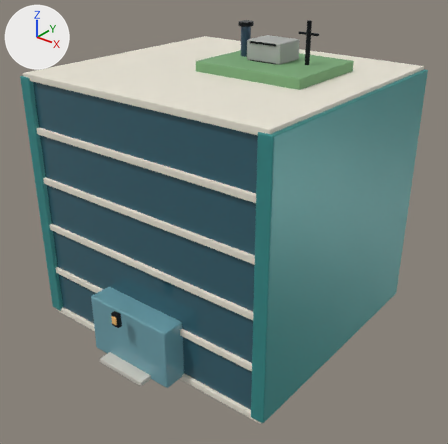
The glTF model assets/models/realistic/OFF_LOW_2x2_001.glb as it was, and as the next commit left it.
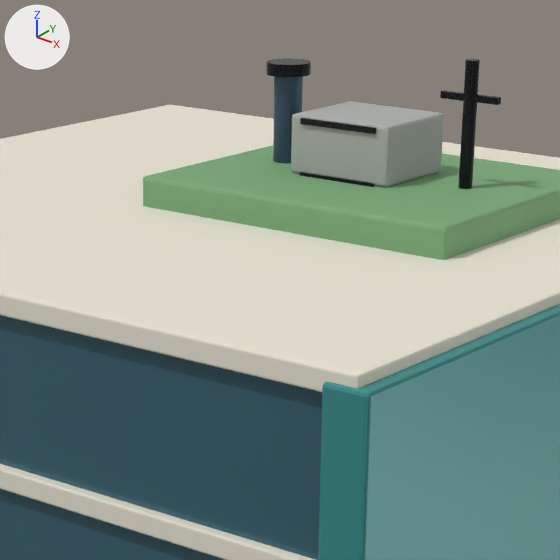
Old and new are each drawn whole from a 50 mm camera at (4.32, -5.47, 4.53) aimed at (0.19, -0.32, 1.33) and again close up on the part from 33% to 76% of the width and 0% to 44% of the height. Every picture has the same lights, and +X, +Y and +Z are marked at upper left. The last two pictures show the newer version. Objects named as collision shapes, trigger or cutter boxes, shadow casters or lower levels of detail are left out. Where no turn or scale is listed for an object, it has been applied to the vertices. Vertices at exactly the same position are counted once.

In view in the first close-up: 'OFF_LOW_2x2_001_Visual'.
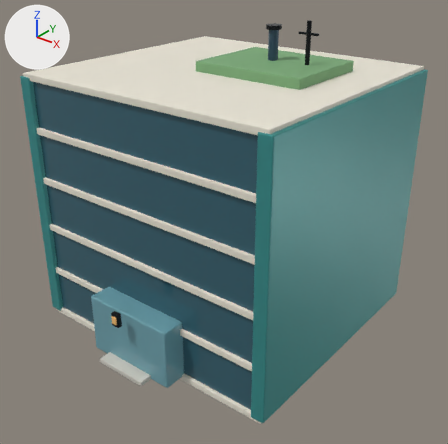
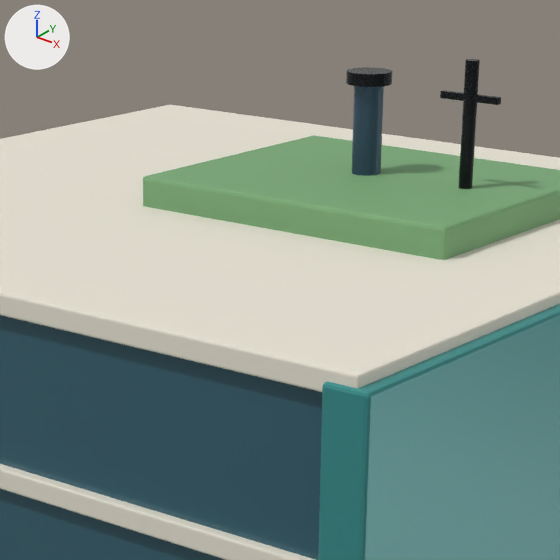
The change, as JSON lines over the scene's bpy script:
```json
{"block": "me_cube", "where": "# used by ob_off_low_2x2_001_visual; location = (0.0, 0.0, 1.5)"}
{"op": "remove", "block": "me_cube", "code": "me_cube.from_pydata(...)  # 1152 vertices, 2220 faces; spans x -1.68..1.68, y -1.94..1.55, z -1.54..2.1"}
{"op": "add", "block": "me_cube", "code": "me_cube.from_pydata(...)  # 984 vertices, 1896 faces; spans x -1.68..1.68, y -1.94..1.55, z -1.54..2.1"}
{"block": "me_cube", "change": "me_cube part 1: the loose piece of 48 vertices spanning x -0.06..0.11, y 0.19..0.36, z 1.98..2.02 is moved by (0.37, 0.0, 0.0)"}
{"block": "me_cube", "change": "me_cube part 2: the loose piece of 48 vertices spanning x -0.03..0.08, y 0.22..0.33, z 1.65..1.99 is moved by (0.37, 0.0, 0.0)"}
{"block": "me_cube", "change": "me_cube part 3: the loose piece of 56 vertices spanning x 0.24..0.57, y 0.08..0.09, z 1.64..1.66 is deleted"}
{"block": "me_cube", "change": "me_cube part 4: the loose piece of 56 vertices spanning x 0.24..0.57, y 0.08..0.09, z 1.84..1.86 is deleted"}
{"block": "me_cube", "change": "me_cube part 5: the loose piece of 56 vertices spanning x 0.18..0.62, y 0.09..0.47, z 1.65..1.87 is deleted"}
{"op": "remove", "block": "me_cube", "code": "me_cube.materials.append(mat_focus_real_concrete)  # grey #adafac"}
```

Boxes (x1, y1, x2, y2) around the edits, measured in the close-ups (560 x 560 px; the box of a moved part takes in the faces that stretch with it):
```json
{"object": "OFF_LOW_2x2_001_Visual", "change": "reshaped", "before": [0, 58, 560, 560], "after": [0, 59, 560, 560]}
{"part": 1, "of": "me_cube", "change": "moved or reshaped", "before": [266, 58, 311, 77], "after": [346, 67, 392, 87]}
{"part": 2, "of": "me_cube", "change": "moved or reshaped", "before": [273, 76, 303, 163], "after": [352, 86, 384, 176]}
{"part": 3, "of": "me_cube", "change": "deleted", "before": [299, 172, 374, 187]}
{"part": 4, "of": "me_cube", "change": "deleted", "before": [300, 118, 376, 134], "on screen": "black"}
{"part": 5, "of": "me_cube", "change": "deleted", "before": [291, 101, 444, 187]}
```
